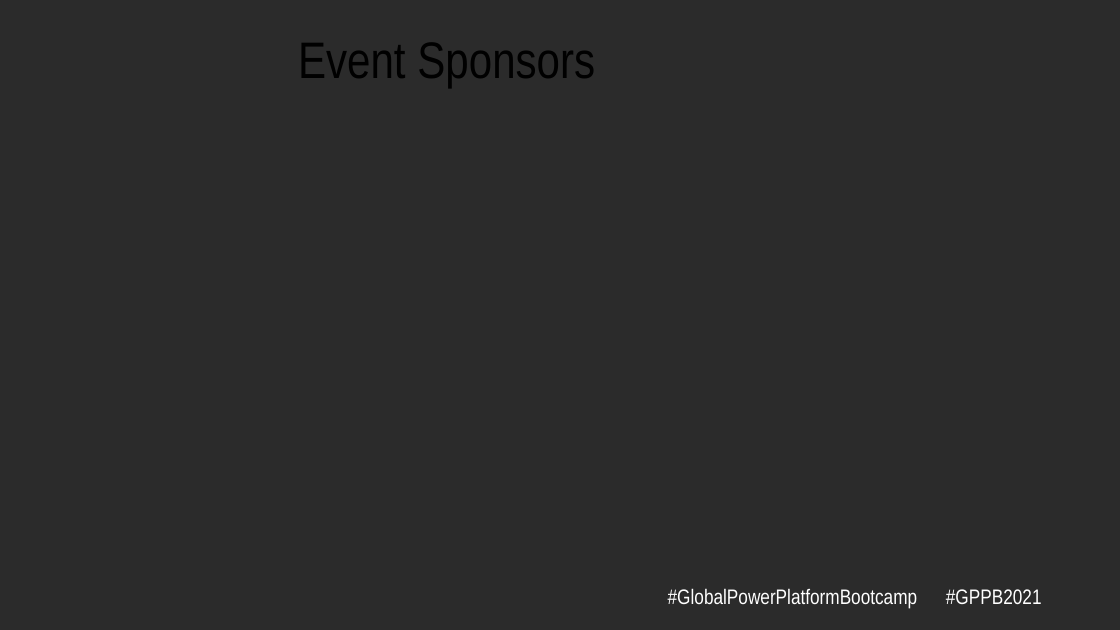
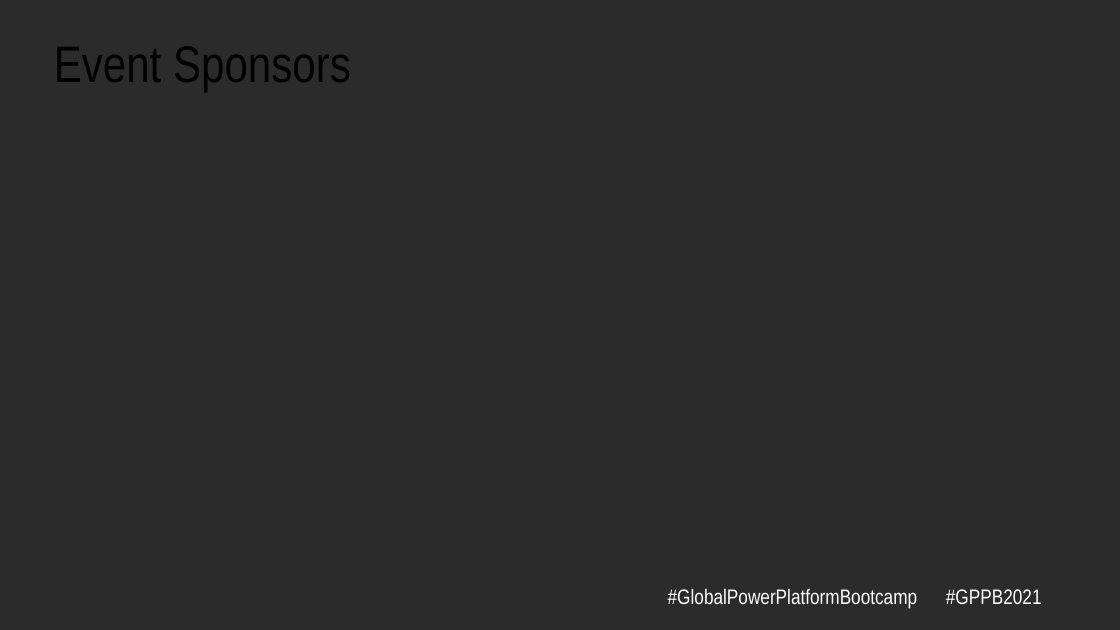
Before and after one commit to Global-Power-Platform-Bootcamp/GPPB2021, a slide deck: slide 23 of Event Materials/Speaker/GPPB2021 Speaker Template.pptx. Drawn at 1120x630 pixels with LibreOffice and Linux fonts; fonts in the diff are those of the drawing; background and template pictures are left out; a plain dark background stands for a picture behind light text. Boxes give left, top, right and bottom in pixels: in the first picture for what was removed or moved away, otherwise in the second. Text is boxed around its words. In the diff, an @@ line names an element or a change of style, - is before the commit and + after.

```diff
--- a/Event Materials/Speaker/GPPB2021 Speaker Template.pptx
+++ b/Event Materials/Speaker/GPPB2021 Speaker Template.pptx
@@ title "Event Sponsors": place and size @@
-title "Event Sponsors" at [298,43,595,88]
+title "Event Sponsors" at [54,47,351,92]
```
Also in this commit, not shown: 1 other slide changed, 1 slide added, 1 slide removed.
